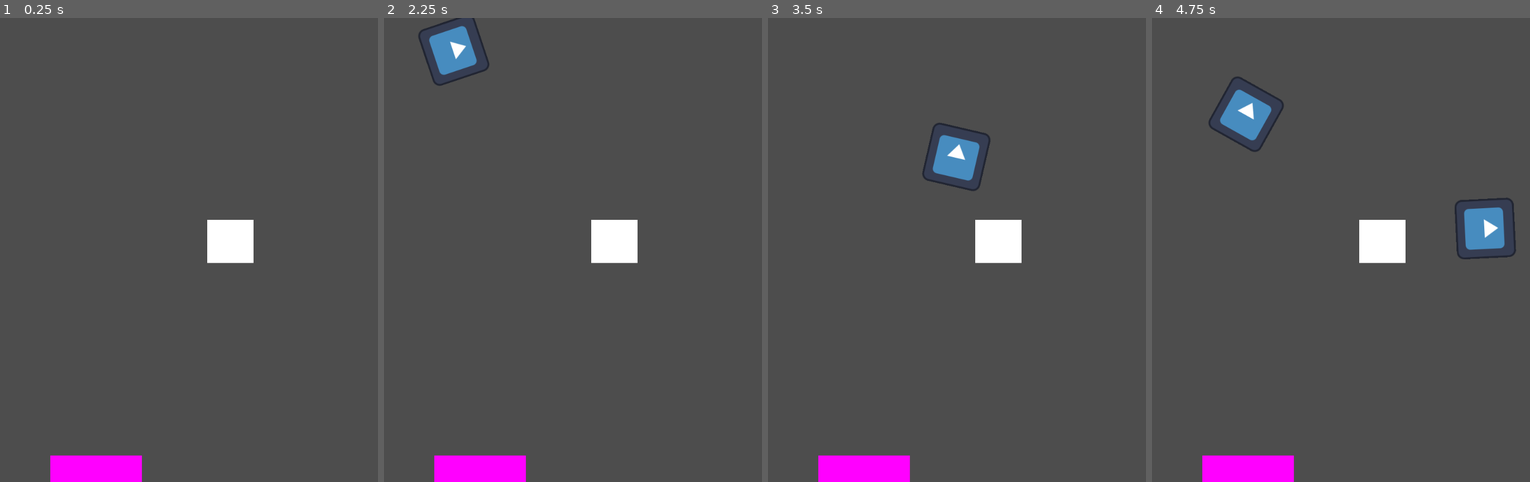
Above: before the commit, frames 1-4 (left to right).
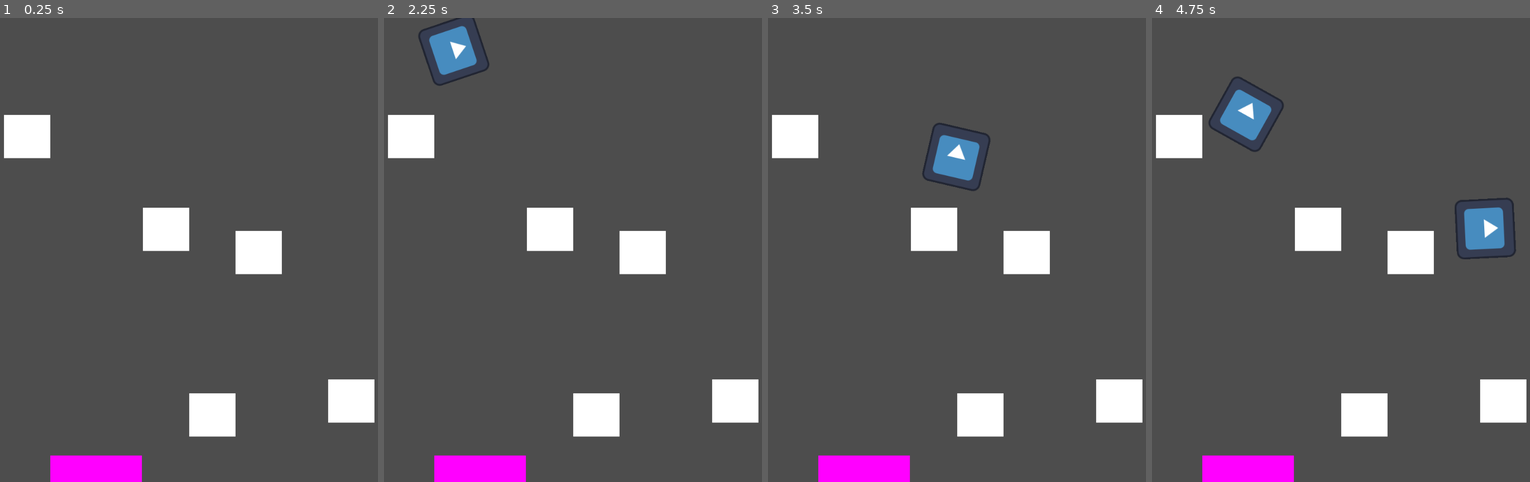
Above: after the commit, the same moments.

Repository: john9francis/sushi-attack
Game: Godot game, scene res://scripts/main.tscn
The game is run twice, just before and just after one commit, with the same random seed, the same clock (stepped at 60 frames per second) and the same inputs. The engine's default icon, where the game draws it, is replaced by a stand-in: a white triangle on a blue panel in a dark square.
Inputs:
- Up to frame 1 (0.25 s): no input
- Up to frame 2 (2.25 s): tap Enter at 0.5, 2 s; tap Space at 1.25 s
- Up to frame 3 (3.5 s): no input
- Up to frame 4 (4.75 s): no input

The runs differ from the first frame. In frame 1, 6.2% of the frame differs, in the area x 1-100%, y 20-91%; in frame 2, 6.2%; in frame 3, 6.2%; in frame 4, 6.2%.

Commit message:
added some tower platforms to the scene

Diff:
--- a/scripts/level.gd
+++ b/scripts/level.gd
@@ -1,6 +1,7 @@
 extends Node2D
 
 @export var enemyScene: PackedScene
+@export var towerPlatformScene: PackedScene
 var multipleEnemies = true # For debugging, only spawning one enemy
 
 var points = 0
@@ -13,10 +14,30 @@
 	$EnemySpawnTimer.start()
 	print("Started")
 
+	# Set up tower platforms
+	var p1 = towerPlatformScene.instantiate()
+	var p2 = towerPlatformScene.instantiate()
+	var p3 = towerPlatformScene.instantiate()
+	var p4 = towerPlatformScene.instantiate()
+	var p5 = towerPlatformScene.instantiate()
+
+	p1.position = Vector2(100, 250)
+	p2.position = Vector2(400, 450)
+	p3.position = Vector2(600, 500)
+	p4.position = Vector2(500, 850)
+	p5.position = Vector2(800, 820)
+
+	add_child(p1)
+	add_child(p2)
+	add_child(p3)
+	add_child(p4)
+	add_child(p5)
+
 
 
 # Called every frame. 'delta' is the elapsed time since the previous frame.
 func _process(_delta):
+	# Make the enemies advance
 	for path in pathFollowList:
 		path.progress += 5
 	pass
--- a/scripts/level.tscn
+++ b/scripts/level.tscn
@@ -19,6 +19,7 @@
 [node name="Level" type="Node2D"]
 script = ExtResource("1_m3pcb")
 enemyScene = ExtResource("1_7wi6w")
+towerPlatformScene = ExtResource("4_5h04q")
 
 [node name="EnemyPath" type="Path2D" parent="."]
 curve = SubResource("Curve2D_joiln")
@@ -39,8 +40,5 @@
 scale = Vector2(198.5, 113.5)
 texture = SubResource("CanvasTexture_o4s4o")
 
-[node name="towerPlatform" parent="." instance=ExtResource("4_5h04q")]
-position = Vector2(539, 476)
-
 [connection signal="timeout" from="EnemySpawnTimer" to="." method="_on_enemy_spawn_timer_timeout"]
 [connection signal="area_entered" from="EnemyDestination" to="." method="_on_enemy_destination_area_entered"]
